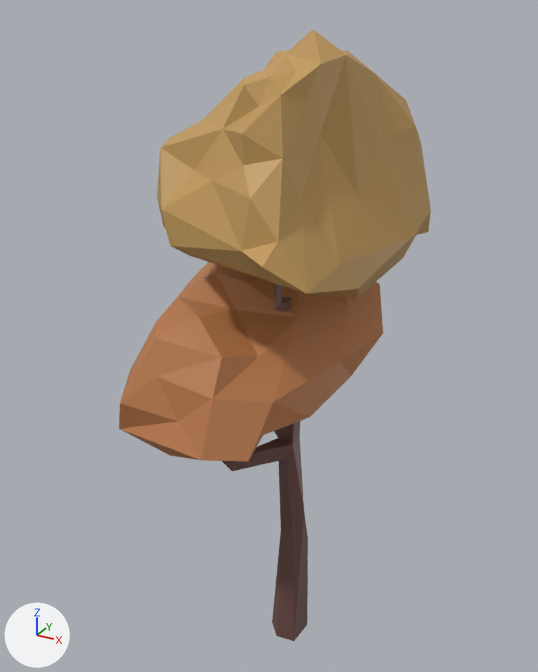
The glTF model assets/models/nature/CommonTree_Autumn_3.lod2.glb: old version first, new version second.
Both versions are drawn from a 50 mm camera at (1.59, -3.16, 3.47) aimed at (-0.16, 0.03, 1.87). The lights are fixed; the arrows at lower left show +X, +Y and +Z. The older version comes first. Vertices at exactly the same position are counted once.

Names of what the first picture shows: 'CommonTree_Autumn_3'.
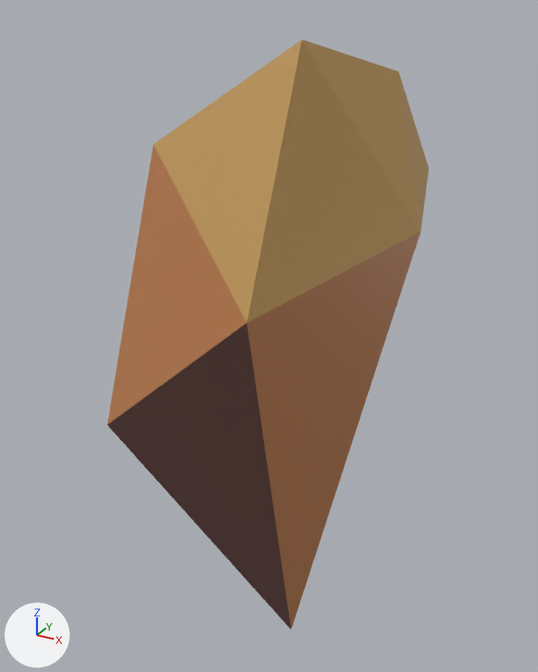
Changed parts and their boxes (x1, y1, x2, y2) in the pictures (538 x 672 px):
'CommonTree_Autumn_3', reshaped: before (119, 30, 431, 641); after (107, 40, 429, 629)
part 1 of me_cube_091, rebuilt (17% wider, 119% taller): before (157, 30, 431, 298); after (107, 40, 429, 629)
part 2 of me_cube_091, deleted (orange): before (119, 262, 383, 461)
part 3 of me_cube_091, deleted (brown): before (222, 284, 308, 641)

Patch to the scene script:
```diff
--- a/assets/models/nature/CommonTree_Autumn_3.lod2.glb.py
+++ b/assets/models/nature/CommonTree_Autumn_3.lod2.glb.py
@@ me_cube_091 @@
 # used by ob_commontree_autumn_3; location = (0.0, 0.0, 0.0)
-me_cube_091.from_pydata(...)  # 204 vertices, 396 faces; spans x -0.7..0.57, y -0.76..0.79, z -0.07..3.39
+me_cube_091.from_pydata(...)  # 10 vertices, 16 faces; spans x -0.7..0.58, y -0.84..0.78, z -0.1..3.36
+# me_cube_091 part 1: the loose piece of 73 vertices spanning x -0.63..0.57, y -0.76..0.79, z 2.2..3.39 is rebuilt with 10 vertices and now spans x -0.7..0.58, y -0.84..0.78, z -0.1..3.36
+# me_cube_091 part 2: the loose piece of 75 vertices spanning x -0.7..0.4, y -0.75..0.65, z 1.42..2.5 is deleted
+# me_cube_091 part 3: the loose piece of 56 vertices spanning x -0.53..0.12, y -0.49..0.33, z -0.07..2.92 is deleted
 me_cube_091.materials.append(mat_wood)
```
